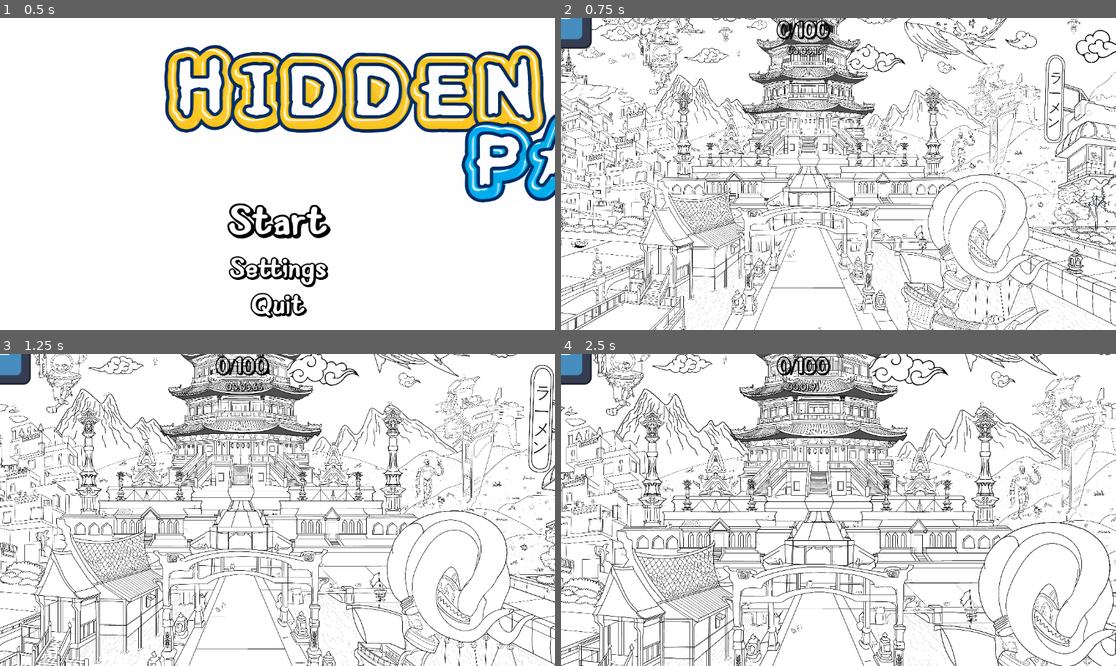
Above: before the commit, frames 1-4 (two rows, left to right).
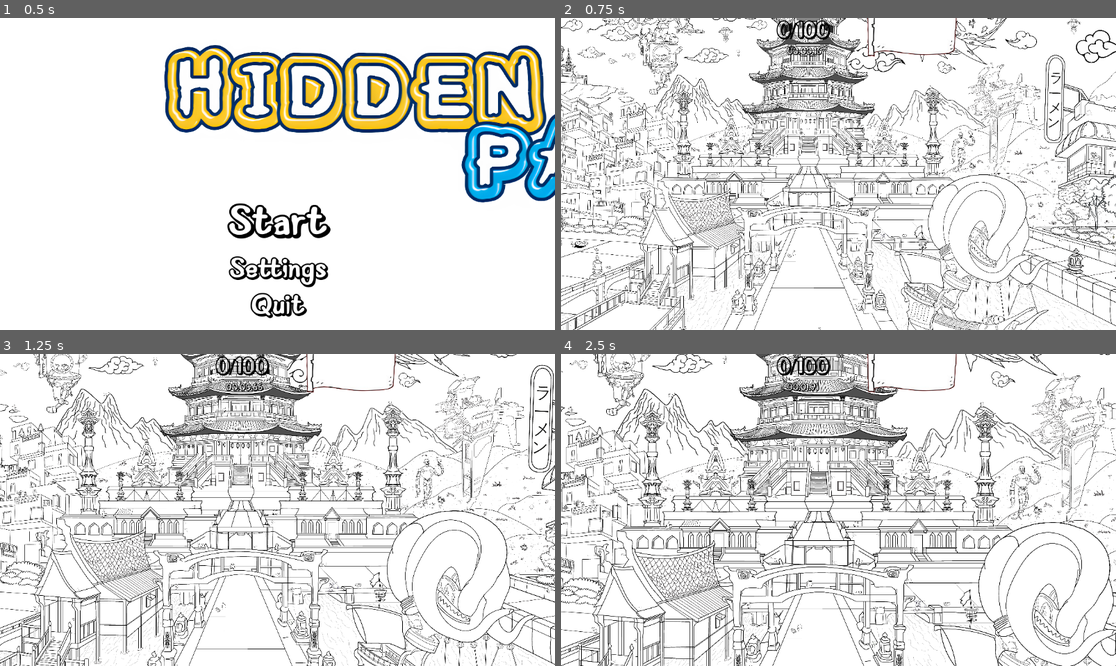
Above: after the commit, the same moments.

Repository: Wpan0n/_HiddenPaws_
Game: Godot game, scene res://scences/main_menu.tscn
Two runs of this game, one before a commit and one after it. Both use one fixed random seed, a clock stepped at 60 frames per second and the inputs below. The engine's default icon, where the game draws it, is replaced by a stand-in: a white triangle on a blue panel in a dark square.
Inputs (mouse positions are in pixels of both pictures, inside the frame that each line leads up to):
- Up to frame 1 (0.5 s): no input
- Up to frame 2 (0.75 s): click "Start" at 0.5 s
- Up to frame 3 (1.25 s): no input
- Up to frame 4 (2.5 s): move the mouse to (960, 494) at 1.27 s; click (960, 494) at 1.42 s; drag from (727, 525) to (810, 572) at 2.02 s

Frame 1 is identical in both runs. In frame 2, 1.0% of the frame differs, in the area x 0-72%, y 0-13%; in frame 3, 0.9%; in frame 4, 1.0%.

Commit message:
Added a better place holder

Diff:
--- a/scences/MainGame.tscn
+++ b/scences/MainGame.tscn
@@ -3,10 +3,10 @@
 [ext_resource type="Script" path="res://Scripts/MainGame.gd" id="1_8h63c"]
 [ext_resource type="Script" path="res://Scripts/Camera.gd" id="1_ei4ws"]
 [ext_resource type="Texture2D" uid="uid://bbmssowsvvlmt" path="res://assets/MainGame/HiddenPaws.png" id="1_j1k4u"]
+[ext_resource type="Texture2D" uid="uid://dkdc755fuqxkx" path="res://assets/printable-banner-template-removebg-preview.png" id="3_j7ik3"]
 [ext_resource type="Texture2D" uid="uid://t2jvl5ap7b5l" path="res://Cat_Sprites/Layer 2.svg" id="4_hmdvc"]
 [ext_resource type="Texture2D" uid="uid://1ho361nxnbmd" path="res://Cat_Sprites/Layer 103.svg" id="4_jugfj"]
 [ext_resource type="Script" path="res://Scripts/testsprite.gd" id="5_j0mpy"]
-[ext_resource type="Texture2D" uid="uid://lvlaexunbf5g" path="res://icon.svg" id="6_0fnfm"]
 [ext_resource type="AudioStream" uid="uid://dk6fli64uewdk" path="res://assets/Sfx_Music/kitty-meow-85182.mp3" id="6_pm1xx"]
 [ext_resource type="Texture2D" uid="uid://dmibvpcq8ywh7" path="res://Cat_Sprites/Layer 3.svg" id="8_2uglc"]
 [ext_resource type="Texture2D" uid="uid://chbklughc6ioa" path="res://Cat_Sprites/Layer 4.svg" id="9_th002"]
@@ -122,6 +122,12 @@
 
 [node name="UserInterface" type="CanvasLayer" parent="."]
 
+[node name="CanvasLayer" type="CanvasLayer" parent="UserInterface"]
+
+[node name="Sprite2D" type="Sprite2D" parent="UserInterface/CanvasLayer"]
+position = Vector2(728, 24)
+texture = ExtResource("3_j7ik3")
+
 [node name="GameUI" type="Control" parent="UserInterface"]
 layout_mode = 3
 anchors_preset = 15
@@ -166,11 +172,6 @@
 script = ExtResource("103_7xdmb")
 metadata/_edit_use_anchors_ = true
 
-[node name="CanvasLayer" type="CanvasLayer" parent="UserInterface"]
-
-[node name="Sprite2D" type="Sprite2D" parent="UserInterface/CanvasLayer"]
-texture = ExtResource("6_0fnfm")
-
 [node name="Sprite2D" type="Sprite2D" parent="."]
 texture = ExtResource("1_j1k4u")
 metadata/_edit_lock_ = true
Binary file added: assets/printable-banner-template-removebg-preview.png
Not shown, added: assets/printable-banner-template-removebg-preview.png.import
